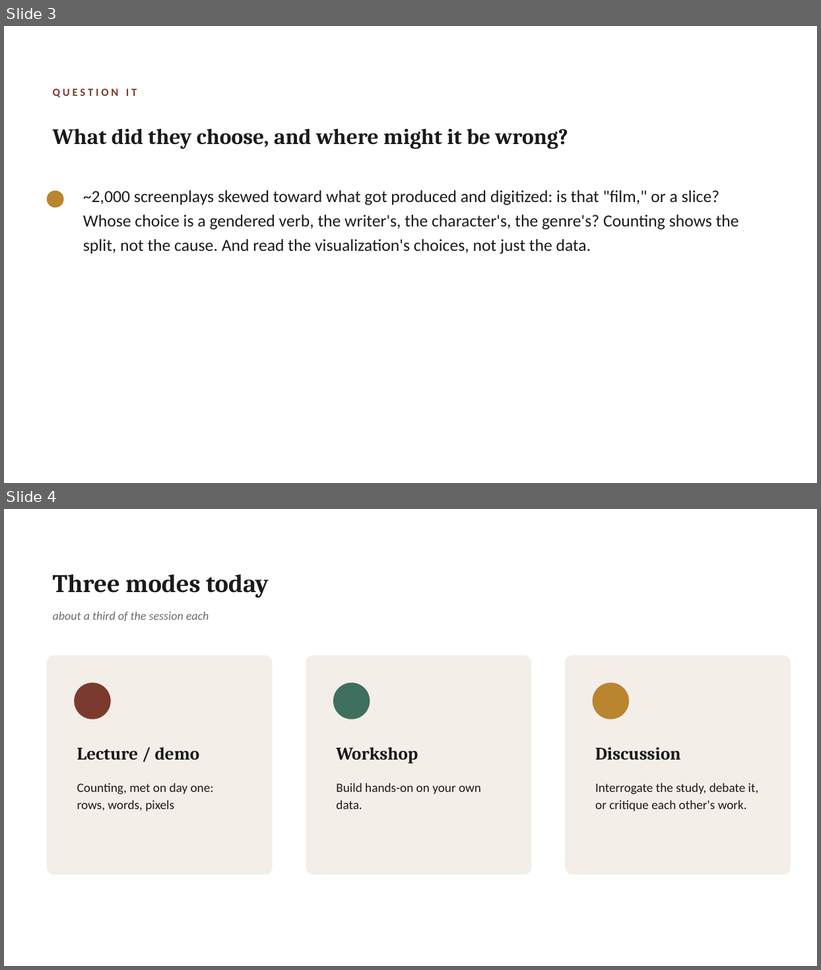
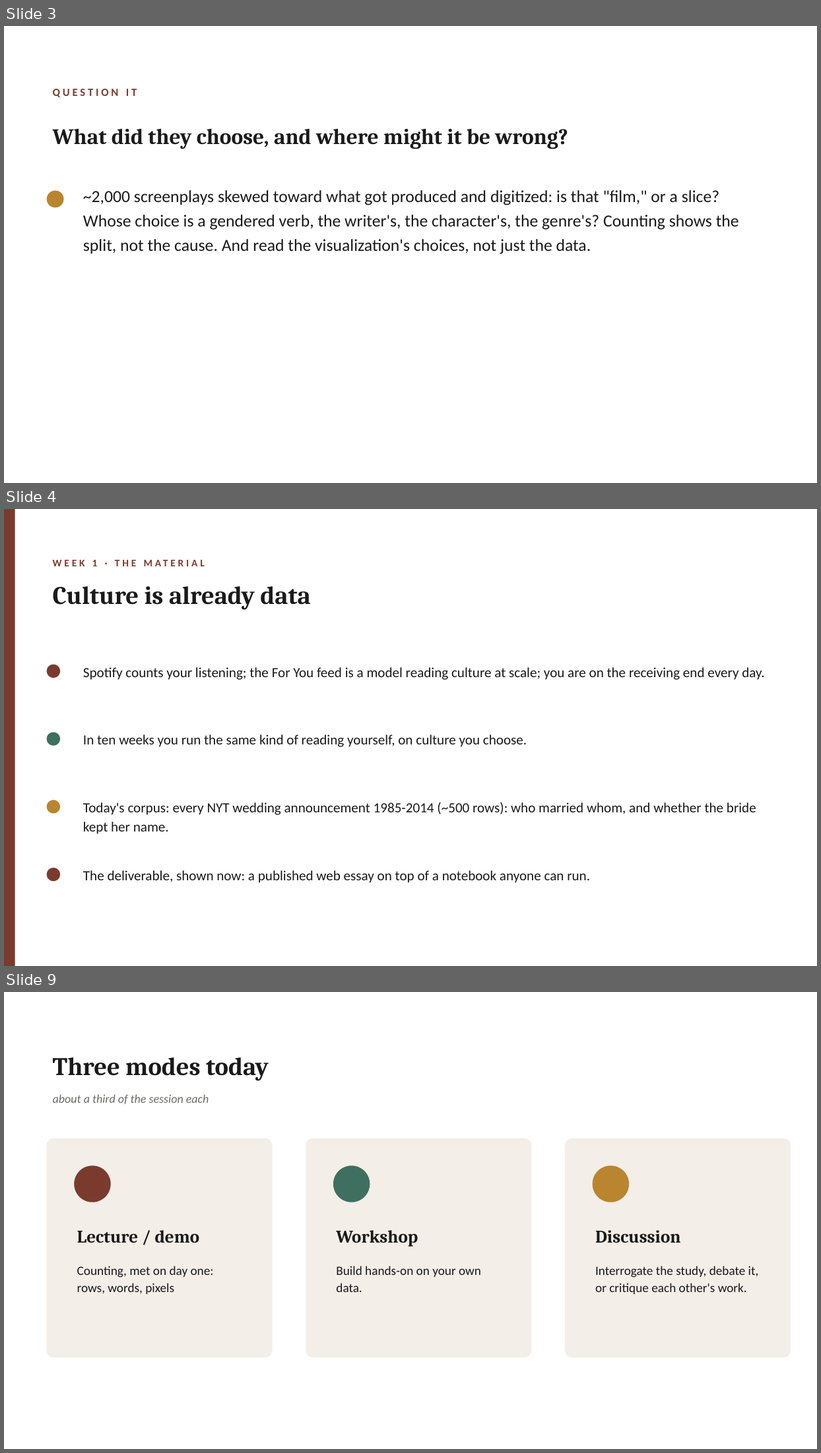
Before and after one commit to lucianli123/culture-as-data-2026, a slide deck: slides/pptx/week-01.pptx. Shown one above the other, each under a label of ours: slides 3 and 4 before the commit, slides 3, 4 and 9 after it; the slides between them are not shown. The pictures are 821x970 and 821x1453 pixels, drawn with LibreOffice and Linux fonts; fonts in the diff are those of the drawing. Boxes give left, top, right and bottom in pixels: in the first picture for what was removed or moved away, otherwise in the second. Text is boxed around its words. In the diff, an @@ line names an element or a change of style, - is before the commit and + after.

```diff
--- a/slides/pptx/week-01.pptx
+++ b/slides/pptx/week-01.pptx
@@ slide 4 added at (4, 509, 817, 966), background #FFFFFF @@
@@ rectangle added at (4, 509, 15, 966), fill #7A3B2E @@
@@ text added at (92, 560, 269, 677), 12 pt, text #7A3B2E, bold @@
+WEEK 1 · THE MATERIAL
@@ text added at (53, 586, 310, 610), 30 pt, text #1A1A1A, bold @@
+Culture is already data
@@ ellipse added at (47, 665, 60, 678), fill #7A3B2E @@
@@ text added at (83, 667, 764, 680), 16.5 pt, text #1A1A1A @@
+Spotify counts your listening; the For You feed is a model reading culture at scale; you are on the receiving end every day.
@@ ellipse added at (47, 732, 60, 746), fill #3F6F5F @@
@@ text added at (83, 735, 527, 747), 16.5 pt, text #1A1A1A @@
+In ten weeks you run the same kind of reading yourself, on culture you choose.
@@ ellipse added at (47, 801, 60, 814), fill #B9852F @@
@@ text added at (83, 802, 756, 834), 16.5 pt, text #1A1A1A @@
+Today's corpus: every NYT wedding announcement 1985-2014 (~500 rows): who married whom, and whether the bride kept her name.
@@ ellipse added at (47, 868, 60, 882), fill #7A3B2E @@
@@ text added at (83, 871, 590, 883), 16.5 pt, text #1A1A1A @@
+The deliverable, shown now: a published web essay on top of a notebook anyone can run.
@@ what was slide 4 is now slide 9 @@
```
Also in this commit, not shown: 4 other slides added, 39 other files.
